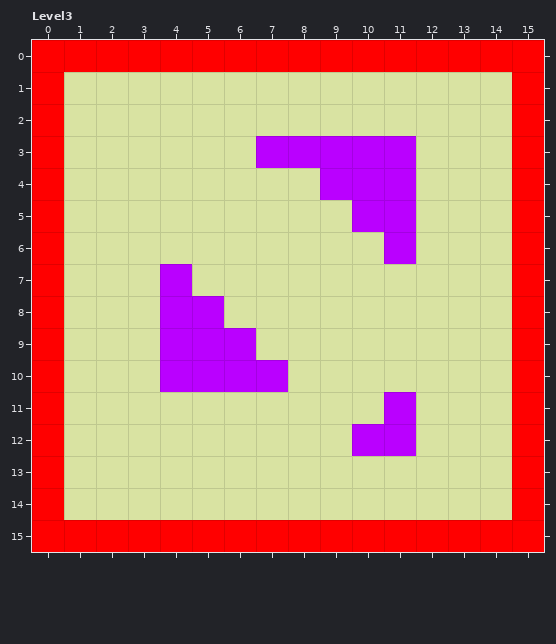
Level history. LDtk project: Assets/Resources/Voxel.ldtk. Above, as it was before the edit.
Cells are 16x16 px. Shown: Level3 x 0..15, y 0..15. The commit also changed other parts of the map, which this record leaves out.
Once edited:
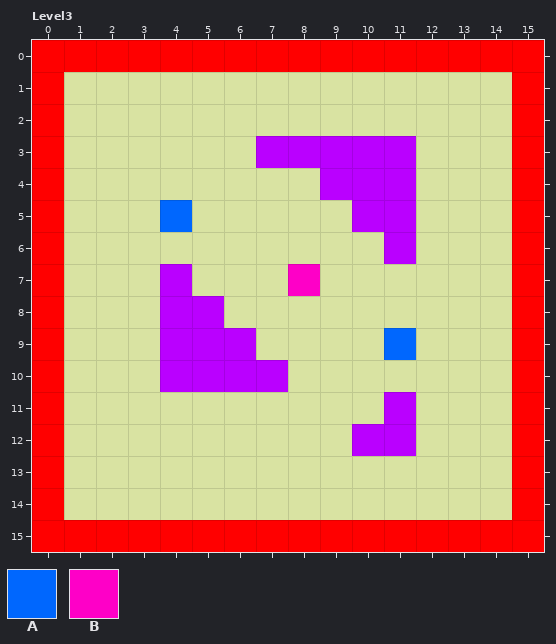
Key: from "Enemy": A 1 "Duck"; from "SmallBox": B 1 "SmallBox".
_ is an empty cell, . an unchanged one.
Tiles of an added or newly shown layer are drawn over the layers below it.
Changes in this commit:
--- layer "SmallBox" (added)
@@ x 8..8 @@
- 7 _
+ 7 B
--- layer "Enemy"
@@ x 4..4 @@
- 5 _
+ 5 A
@@ x 11..11 @@
- 9 _
+ 9 A
Changed places in both pictures, as pixel boxes (x1, y1, x2, y2):
added: (160, 200, 192, 232)
added: (288, 264, 320, 296)
added: (384, 328, 416, 360)
